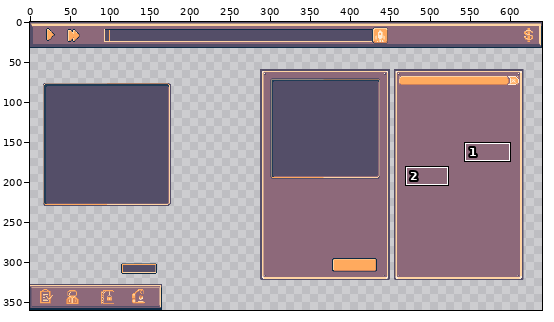
Edited in one commit: pixel-art file (Assets/Aseprite Files/Nasa game.aseprite). Above: a wide view before the commit, with the close-up outlined.
Close-up. First the earlier version:
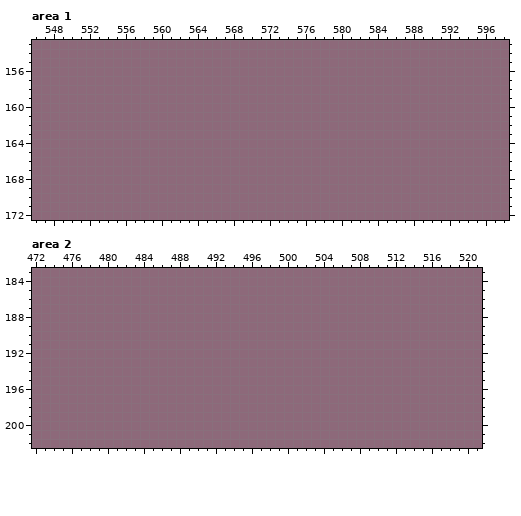
640x360 pixels, 1 frame. Colours within 5 levels of each other are drawn and written as one. Shown: area 1: x 546..598, y 153..172; area 2: x 472..521, y 183..202. The commit also changed other parts of the picture, which this record leaves out.
Once edited:
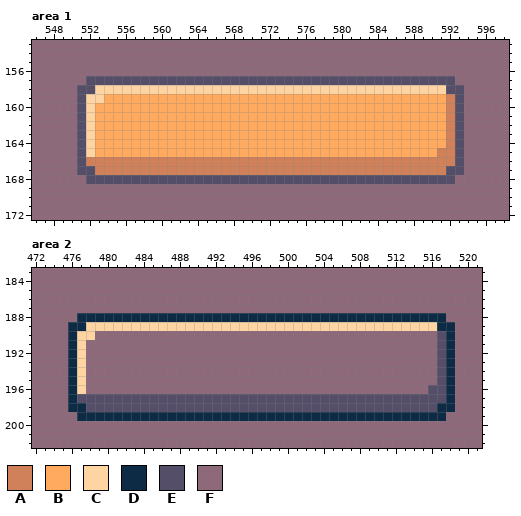
Palette (. is transparent): A #d08159  B #ffaa5e  C #ffd4a3  D #0d2b45  E #544e68  F #8d697a
From old to new:
Changed rows in their new state; - is an unchanged pixel.
Area 1:
first column x 551:
157 -EEEEEEEEEEEEEEEEEEEEEEEEEEEEEEEEEEEEEEEEE-
158 EECCCCCCCCCCCCCCCCCCCCCCCCCCCCCCCCCCCCCCCEE
159 ECCBBBBBBBBBBBBBBBBBBBBBBBBBBBBBBBBBBBBBBAE
160 ECBBBBBBBBBBBBBBBBBBBBBBBBBBBBBBBBBBBBBBBAE
161 ECBBBBBBBBBBBBBBBBBBBBBBBBBBBBBBBBBBBBBBBAE
162 ECBBBBBBBBBBBBBBBBBBBBBBBBBBBBBBBBBBBBBBBAE
163 ECBBBBBBBBBBBBBBBBBBBBBBBBBBBBBBBBBBBBBBBAE
164 ECBBBBBBBBBBBBBBBBBBBBBBBBBBBBBBBBBBBBBBBAE
165 ECBBBBBBBBBBBBBBBBBBBBBBBBBBBBBBBBBBBBBBAAE
166 EAAAAAAAAAAAAAAAAAAAAAAAAAAAAAAAAAAAAAAAAAE
167 EEAAAAAAAAAAAAAAAAAAAAAAAAAAAAAAAAAAAAAAAEE
168 -EEEEEEEEEEEEEEEEEEEEEEEEEEEEEEEEEEEEEEEEE-
Area 2, layer "Button EQuip Inactive":
first column x 476:
188 -DDDDDDDDDDDDDDDDDDDDDDDDDDDDDDDDDDDDDDDDD-
189 DDCCCCCCCCCCCCCCCCCCCCCCCCCCCCCCCCCCCCCCCDD
190 DCC--------------------------------------ED
191 DC---------------------------------------ED
192 DC---------------------------------------ED
193 DC---------------------------------------ED
194 DC---------------------------------------ED
195 DC---------------------------------------ED
196 DC--------------------------------------EED
197 DEEEEEEEEEEEEEEEEEEEEEEEEEEEEEEEEEEEEEEEEED
198 DDEEEEEEEEEEEEEEEEEEEEEEEEEEEEEEEEEEEEEEEDD
199 -DDDDDDDDDDDDDDDDDDDDDDDDDDDDDDDDDDDDDDDDD-
Changed places in both close-ups, as pixel boxes (x1, y1, x2, y2):
changed: (77, 76, 464, 184)
changed: (68, 313, 455, 421)
